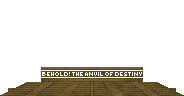
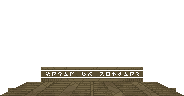
The second 184 × 96 image is a revision of the first. Changes to its layers:
hid "Pasted Layer #3" over [0, 67, 184, 96]
added layer "Pasted Layer #4" above "Pasted Layer #2" over [0, 67, 184, 96]
